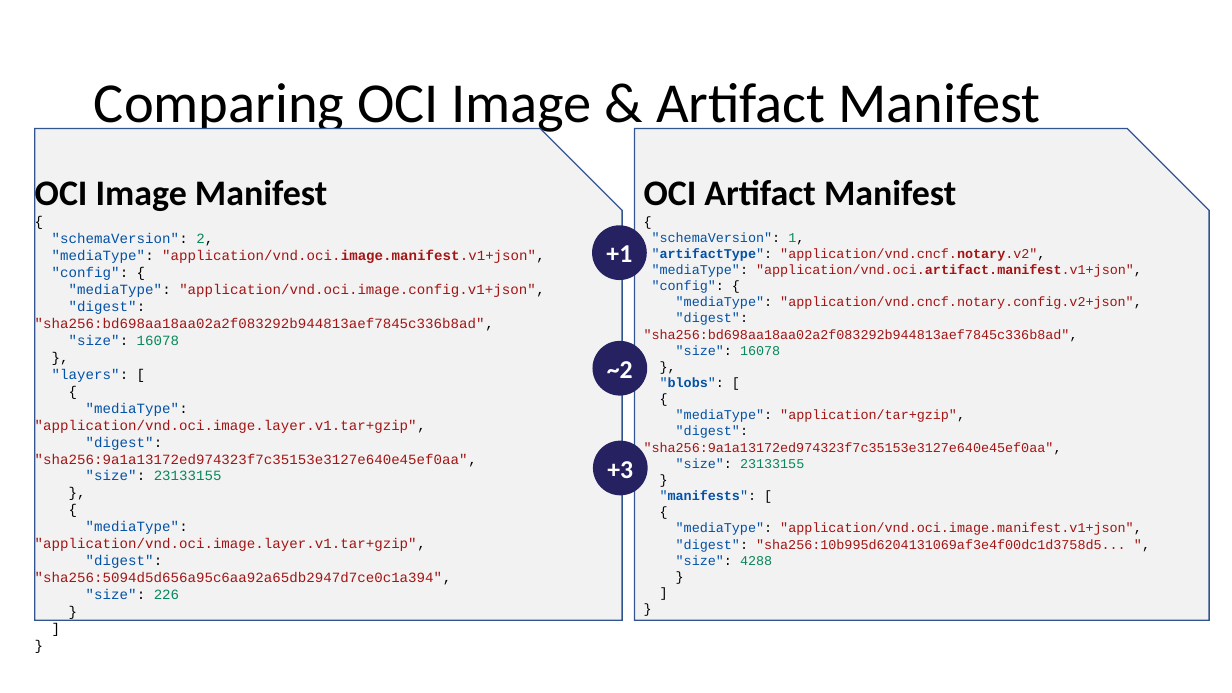
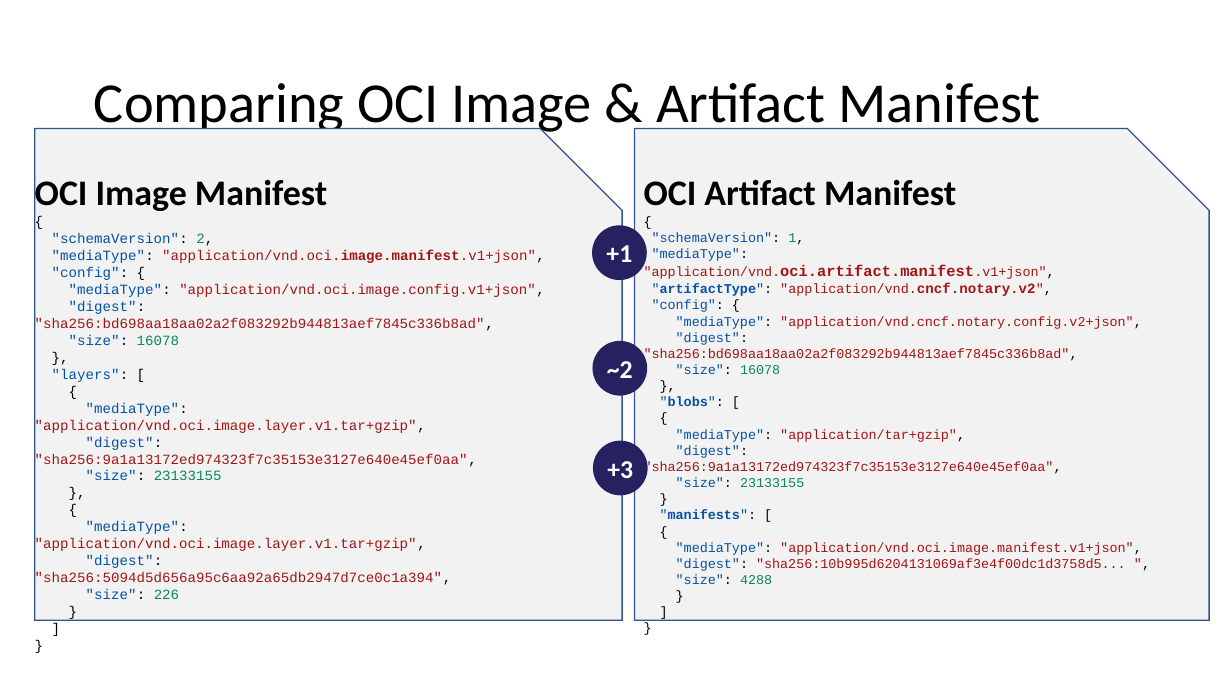
Before and after one commit to SteveLasker/Presentations, a slide deck: slide 20 of oci-artifacts/RedHatContainerPlumbingDay-OCI-Artifact-ReferenceTypes.pptx. Drawn at 1232x693 pixels with LibreOffice and Linux fonts; fonts in the diff are those of the drawing; background and template pictures are left out. Boxes give left, top, right and bottom in pixels: in the first picture for what was removed or moved away, otherwise in the second. Text is boxed around its words. In the diff, an @@ line names an element or a change of style, - is before the commit and + after.

Commit message:
OCI Artifacts: final Container Plumbing Day deck

```diff
--- a/oci-artifacts/RedHatContainerPlumbingDay-OCI-Artifact-ReferenceTypes.pptx
+++ b/oci-artifacts/RedHatContainerPlumbingDay-OCI-Artifact-ReferenceTypes.pptx
@@ text in snip rect at [644, 248, 1054, 279]: paragraph added @@
+"mediaType": "application/vnd.oci.artifact.manifest.v1+json",
@@ text in snip rect at [652, 264, 1142, 277]: paragraph removed @@
-"mediaType": "application/vnd.oci.artifact.manifest.v1+json",
@@ text in snip rect at [652, 283, 1036, 296]: size 10.5 to 11 pt, bold on in ""application/vnd.cncf.notary.v2"," @@
```
Also in this commit, not shown: 5 other slides changed.
